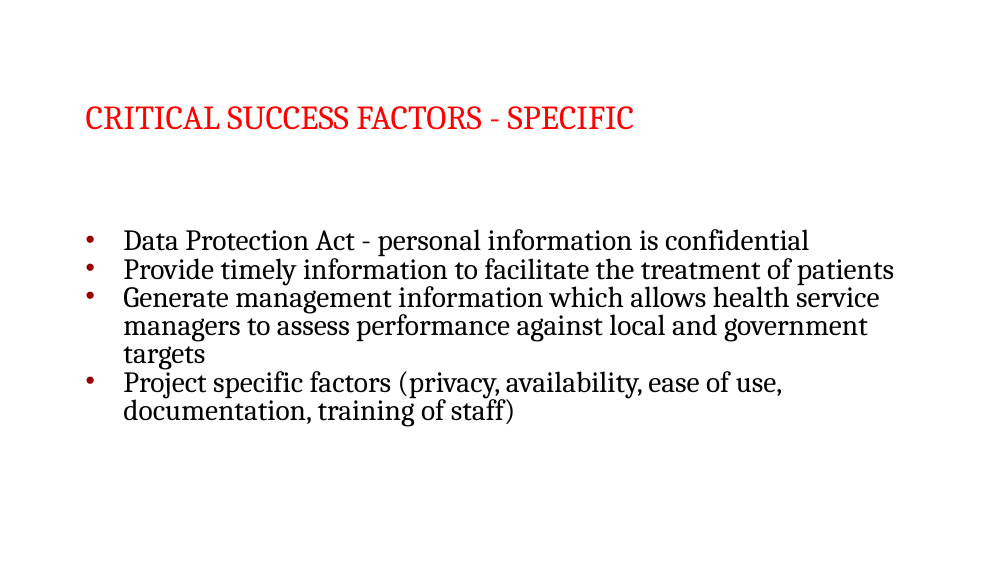
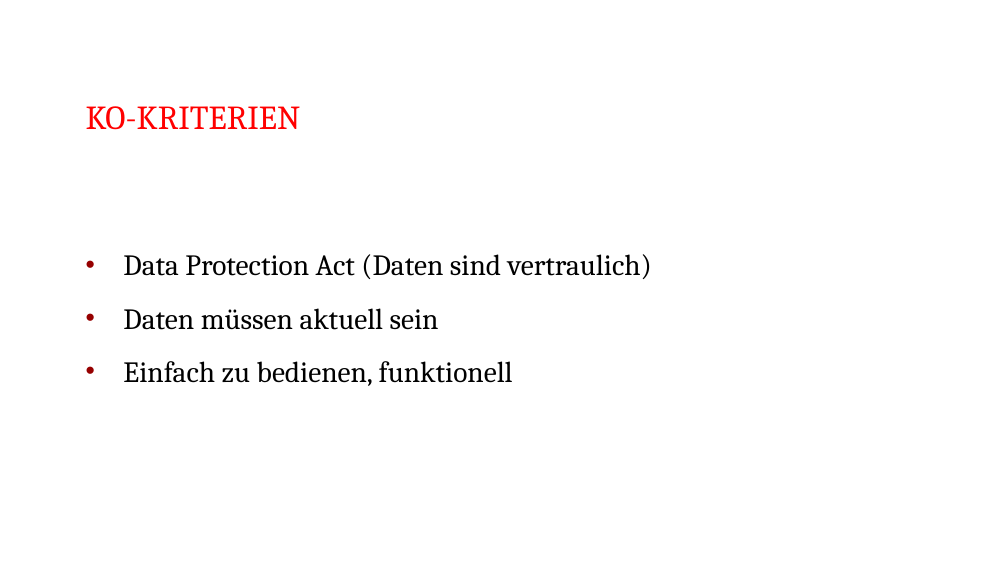
Before and after one commit to shylux/ch.bfh.bti7081.s2015.rot, a slide deck: slide 4 of doc/task01/Task 1.pptx (slide 5 before the commit). Drawn at 1008x567 pixels with LibreOffice and Linux fonts; fonts in the diff are those of the drawing. Boxes give left, top, right and bottom in pixels: in the first picture for what was removed or moved away, otherwise in the second. Text is boxed around its words. In the diff, an @@ line names an element or a change of style, - is before the commit and + after.

Commit message:
typos

```diff
--- a/doc/task01/Task 1.pptx
+++ b/doc/task01/Task 1.pptx
@@ title at bbox=[86, 106, 301, 130]: text changed @@
-CRITICAL SUCCESS FACTORS - SPECIFIC
+KO-KRITERIEN
@@ text at bbox=[123, 254, 652, 386]: text changed @@
-• Data Protection Act - personal information is confidential
-• Provide timely information to facilitate the treatment of patients
-• Generate management information which allows health service managers to assess performance against local and government targets
-• Project specific factors (privacy, availability, ease of use, documentation, training of staff)
+• Data Protection Act (Daten sind vertraulich)
+• Daten müssen aktuell sein
+• Einfach zu bedienen, funktionell
```
Also in this commit, not shown: 5 other slides changed, 1 slide added, 1 slide removed.
